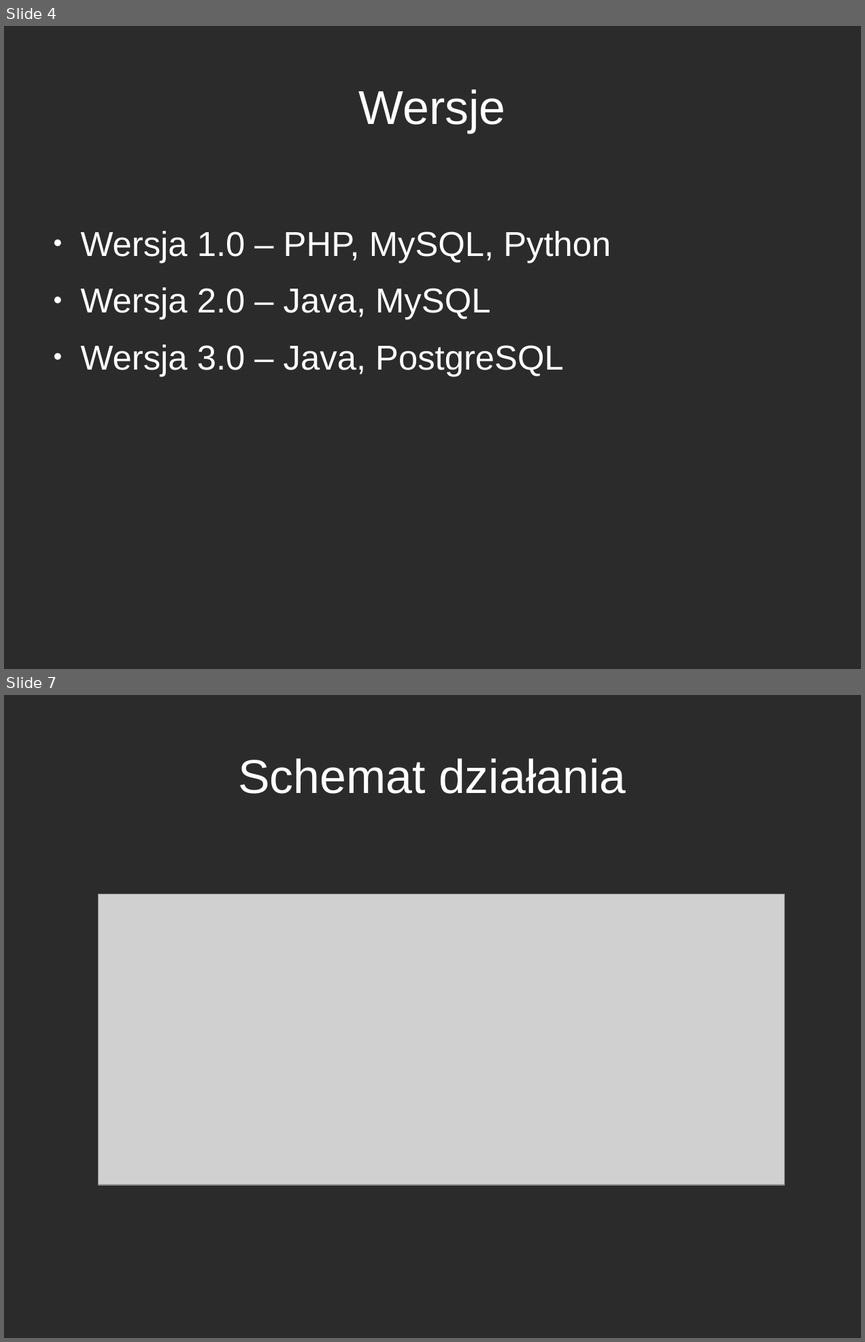
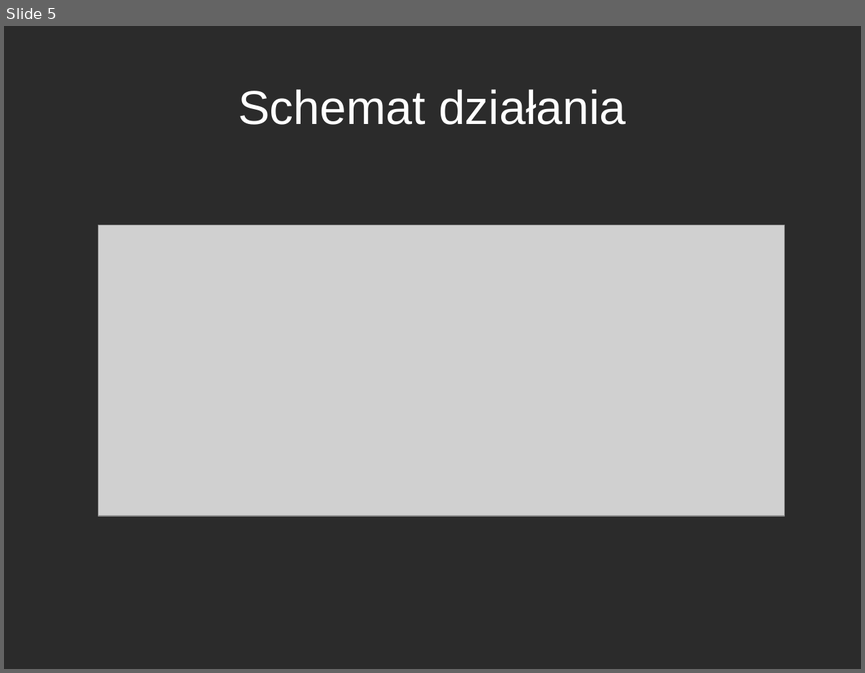
Before and after one commit to faramir/ZawodyWeb, a slide deck: res/prezentacja.odp. Shown one above the other, each under a label of ours: slides 4 and 7 before the commit, slide 5 after it; the slides between them are not shown. The pictures are 865x1342 and 865x673 pixels, drawn with LibreOffice and Linux fonts; fonts in the diff are those of the drawing; grey boxes stand for pictures; background and template pictures are left out; a plain dark background stands for a picture behind light text. Boxes give left, top, right and bottom in pixels: in the first picture for what was removed or moved away, otherwise in the second. Text is boxed around its words. In the diff, an @@ line names an element or a change of style, - is before the commit and + after.

```diff
--- a/res/prezentacja.odp
+++ b/res/prezentacja.odp
@@ slide 4 removed at <box>4,26,861,669</box>, background picture (left out) @@
@@ title removed at <box>359,89,506,133</box> @@
-Wersje
@@ text removed at <box>81,231,611,376</box> @@
-● Wersja 1.0 – PHP, MySQL, Python
-● Wersja 2.0 – Java, MySQL
-● Wersja 3.0 – Java, PostgreSQL
@@ what was slide 7 is now slide 5 @@
```
Also in this commit, not shown: 5 slides changed, 1 slide added, 1 other file.
